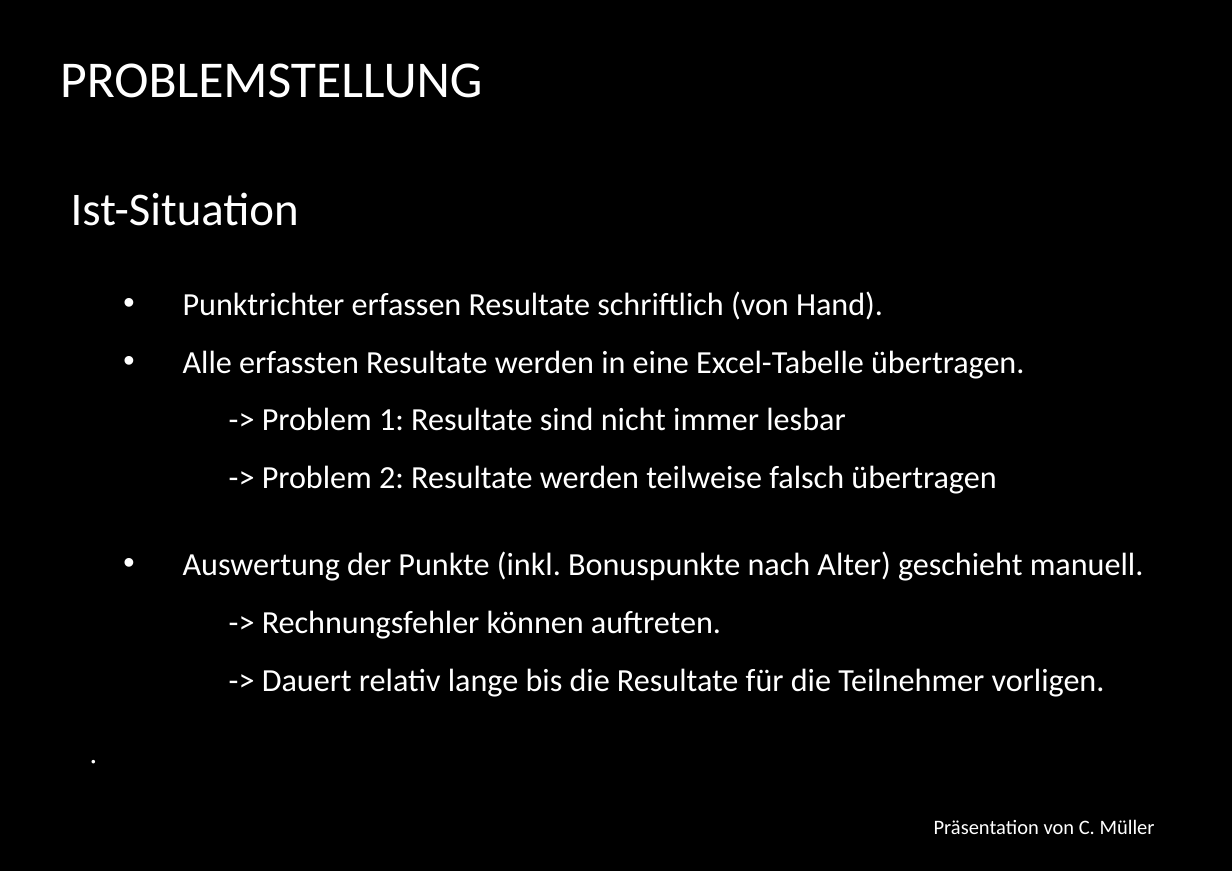
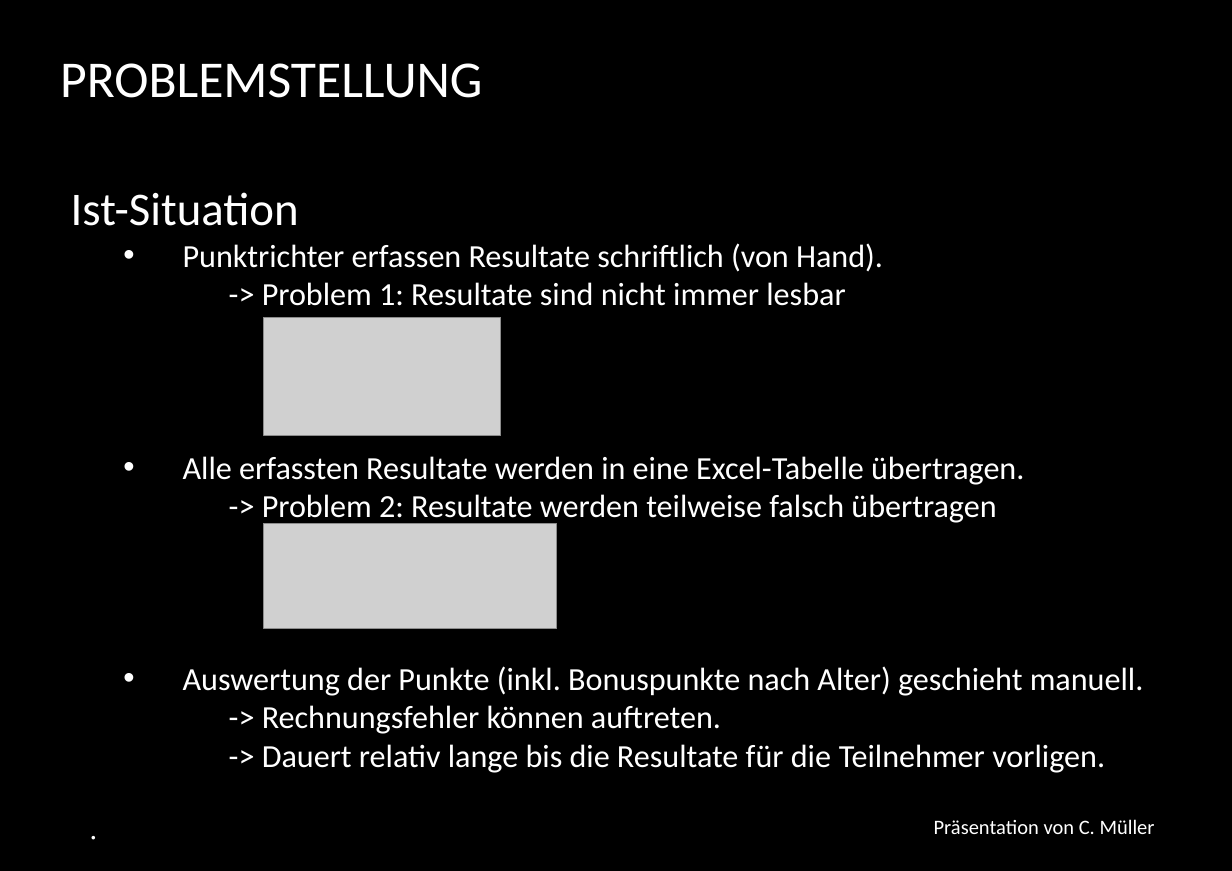
Before and after one commit to HFU-APP/Maennerriege, a slide deck: slide 4 of Präsentation_Abschlusspräsentation cm.pptx. Drawn at 1232x871 pixels with LibreOffice and Linux fonts; fonts in the diff are those of the drawing; grey boxes stand for pictures; background and template pictures are left out. Boxes give left, top, right and bottom in pixels: in the first picture for what was removed or moved away, otherwise in the second. Text is boxed around its words. In the diff, an @@ line names an element or a change of style, - is before the commit and + after.

```diff
--- a/Präsentation_Abschlusspräsentation cm.pptx
+++ b/Präsentation_Abschlusspräsentation cm.pptx
@@ text at <box>183,243,1105,773</box>: line spacing 1.5 to 1 @@
@@ text at <box>183,282,1024,525</box>: text changed @@
-  • Alle erfassten Resultate werden in eine Excel-Tabelle übertragen.
-  -> Problem 1: Resultate sind nicht immer lesbar
-  -> Problem 2: Resultate werden teilweise falsch übertragen
+  -> Problem 1: Resultate sind nicht immer lesbar
+  • Alle erfassten Resultate werden in eine Excel-Tabelle übertragen.
+    -> Problem 2: Resultate werden teilweise falsch übertragen
@@ picture added at <box>263,317,501,435</box> @@
@@ picture added at <box>263,524,556,629</box> @@
```
Also in this commit, not shown: 4 other slides changed, 2 other files.
